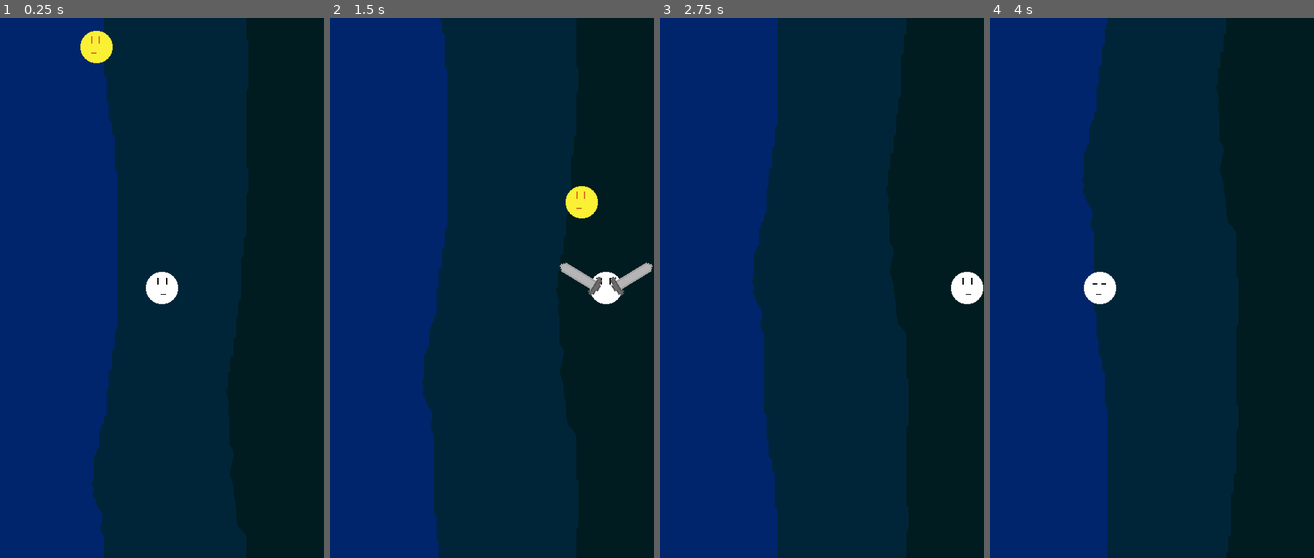
Above: before the commit, frames 1-4 (left to right).
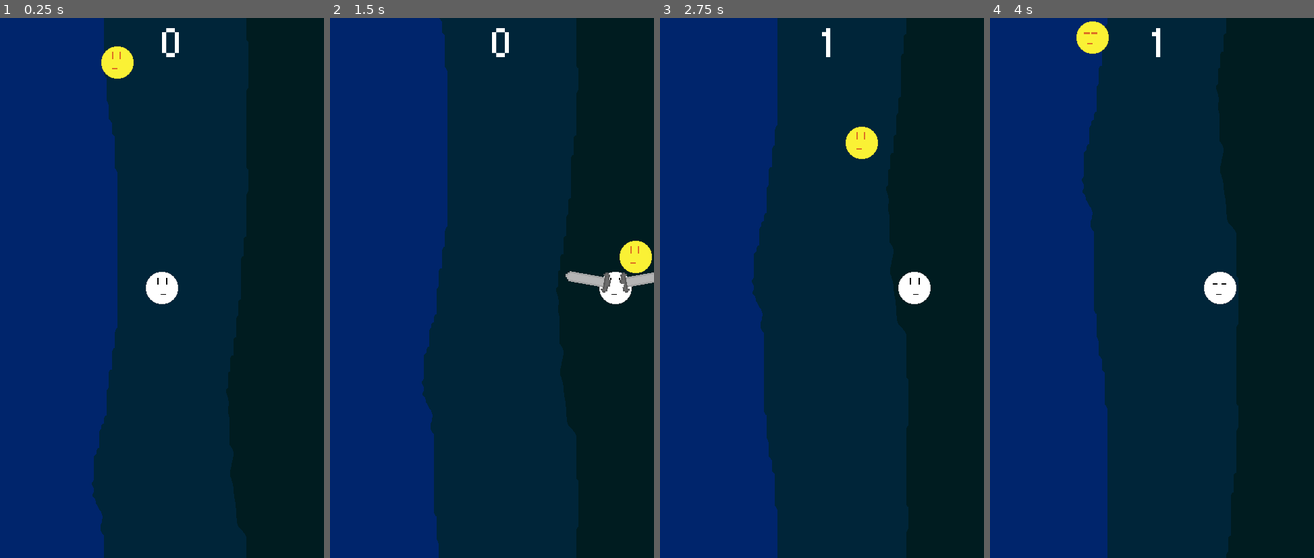
Above: after the commit, the same moments.

Repository: KaufmanDeveloper/gravity-flyer
Game: Godot game, scene res://maps/Test.tscn
Two runs of this game, one before a commit and one after it. Both use one fixed random seed, a clock stepped at 60 frames per second and the inputs below.
Inputs:
- Up to frame 1 (0.25 s): no input
- Up to frame 2 (1.5 s): hold Right (ui_right) 0.53-1.28 s; tap X (swipe) at 0.6, 1.35 s; hold Left (ui_left) from 1.28 s (still down)
- Up to frame 3 (2.75 s): release Left (ui_left) at 2.03 s; hold Right (ui_right) from 2.03 s (still down); tap X (swipe) at 2.1 s
- Up to frame 4 (4 s): tap X (swipe) at 2.85, 3.6 s; release Right (ui_right) at 3.53 s; hold Left (ui_left) from 3.53 s (still down)

The runs differ from the first frame. In frame 1, 1.0% of the frame differs, in the area x 24-56%, y 1-12%; in frame 2, 1.9%, in the area x 50-100%, y 1-53%; in frame 3, 1.5%; in frame 4, 1.5%.

Commit message:
feat: Balance game and add game over scene (#6)
* feat: Variable sun impulse and initial position

* fix: Make sword swings fuller rotations

* feat: Consistent sword swing knockback and initial start menu

* fix: Realign elements in Start Menu and use custom font

* feat: Display score

* fix: Use non tiled collisions to prevent friction issues

* fix: Check collision with sun and halt score

* feat: Make score a global variable and transition to game over scene on death

* feat: Game over logic and result message fully implemented

Diff:
--- a/Gravity Flyer/enemies/Sun.gd
+++ b/Gravity Flyer/enemies/Sun.gd
@@ -5,13 +5,23 @@
 # var b = "textvar"
 const TYPE = "ENEMY"
 var offset = Vector2(0, 0)
-var impulse = Vector2(200, 200)
-var startingPosition = Vector2(100, 0)
+var impulseXArray = [-250, -200, -150, 150, 200, 250]
+var impulseYArray = [175, 200, 250]
+var impulseX = impulseXArray[randi() % impulseXArray.size()]
+var impulseY = impulseYArray[randi() % impulseYArray.size()]
+var impulse = Vector2(impulseX, impulseY)
 
 func _ready():
+	randomize()
+	var viewportWidth = get_viewport().get_visible_rect().size.x
+	var startingPositionArray = [viewportWidth / 4, viewportWidth / 2, viewportWidth / 1.5]
+	var startingPosition = startingPositionArray[randi() % startingPositionArray.size()]
+
 	$Animation.play("idle")
+
 	apply_movement()
-	position = startingPosition
+
+	position = Vector2(startingPosition, 0)
 
 func apply_movement():
 	apply_impulse(offset, impulse)
--- a/Gravity Flyer/enemies/Sun.tscn
+++ b/Gravity Flyer/enemies/Sun.tscn
@@ -39,7 +39,7 @@
 collision_mask = 3
 mode = 0
 mass = 0.8
-friction = 0.2
+friction = 0.0
 bounce = 1.0
 gravity_scale = 0.0
 custom_integrator = false
--- /dev/null
+++ b/Gravity Flyer/maps/Test.gd
@@ -0,0 +1,28 @@
+extends Node
+
+var timer = 0
+var deathTimer = 120
+
+func _ready():
+	randomize()
+
+func _process(delta):
+	if timer >= 120 and !$Player.died:
+		Global.score += 1
+		timer = 0
+		$ScoreLabel.text = str(Global.score)
+	else:
+		timer += 1
+
+	if $Player.died:
+		game_over()
+
+func game_over():
+	if deathTimer <= 0:
+		print(str(deathTimer))
+		get_tree().change_scene("res://system/GameOverMenu.tscn")
+	deathTimer -= 1
+
+func new_game():
+	Global.score = 0
+	timer = 0
--- a/Gravity Flyer/maps/Test.tscn
+++ b/Gravity Flyer/maps/Test.tscn
@@ -1,15 +1,28 @@
-[gd_scene load_steps=6 format=2]
+[gd_scene load_steps=9 format=2]
 
-[ext_resource path="res://maps/ParallaxLayer.gd" type="Script" id=1]
-[ext_resource path="res://environment/background.png" type="Texture" id=2]
-[ext_resource path="res://player/Player.tscn" type="PackedScene" id=3]
-[ext_resource path="res://environment/Wall.tres" type="TileSet" id=4]
-[ext_resource path="res://system/Spawner.tscn" type="PackedScene" id=5]
+[ext_resource path="res://maps/Test.gd" type="Script" id=1]
+[ext_resource path="res://maps/ParallaxLayer.gd" type="Script" id=2]
+[ext_resource path="res://environment/background.png" type="Texture" id=3]
+[ext_resource path="res://player/Player.tscn" type="PackedScene" id=4]
+[ext_resource path="res://environment/Wall.tres" type="TileSet" id=5]
+[ext_resource path="res://system/Spawner.tscn" type="PackedScene" id=6]
+[ext_resource path="res://fonts/munro.ttf" type="DynamicFontData" id=7]
 
-[node name="Node" type="Node" index="0"]
+[sub_resource type="DynamicFont" id=1]
+
+size = 64
+use_mipmaps = false
+use_filter = false
+font_data = ExtResource( 7 )
+_sections_unfolded = [ "Font", "Settings" ]
+
+[node name="Test" type="Node"]
+
+script = ExtResource( 1 )
 
 [node name="ParallaxBackground" type="ParallaxBackground" parent="." index="0"]
 
+editor/display_folded = true
 layer = -1
 offset = Vector2( 0, 0 )
 rotation = 0.0
@@ -27,26 +40,27 @@
 motion_scale = Vector2( 0.1, 0.1 )
 motion_offset = Vector2( 0, 0 )
 motion_mirroring = Vector2( 480, 800 )
-script = ExtResource( 1 )
+script = ExtResource( 2 )
 _sections_unfolded = [ "Motion" ]
 
 [node name="Sprite" type="Sprite" parent="ParallaxBackground/ParallaxLayer" index="0"]
 
-texture = ExtResource( 2 )
+texture = ExtResource( 3 )
 centered = false
 region_enabled = true
 region_rect = Rect2( 0, 0, 480, 800 )
 _sections_unfolded = [ "Offset" ]
 
-[node name="Player" parent="." index="1" instance=ExtResource( 3 )]
+[node name="Player" parent="." index="1" instance=ExtResource( 4 )]
 
 position = Vector2( 240, 400 )
-_sections_unfolded = [ "Transform", "Z Index" ]
+_sections_unfolded = [ "Collision", "Transform", "Z Index" ]
 
-[node name="TileMap" type="TileMap" parent="." index="2"]
+[node name="TileMapWidth" type="TileMap" parent="." index="2"]
 
+scale = Vector2( 10, 1 )
 mode = 0
-tile_set = ExtResource( 4 )
+tile_set = ExtResource( 5 )
 cell_size = Vector2( 48, 48 )
 cell_quadrant_size = 16
 cell_custom_transform = Transform2D( 1, 0, 0, 1, 0, 0 )
@@ -61,9 +75,82 @@
 collision_mask = 1
 occluder_light_mask = 1
 format = 1
-tile_data = PoolIntArray( -65537, 0, 0, -131072, 0, 0, -131071, 0, 0, -131070, 0, 0, -131069, 0, 0, -131068, 0, 0, -131067, 0, 0, -131066, 0, 0, -131065, 0, 0, -131064, 0, 0, -131063, 0, 0, -131062, 0, 0, -1, 0, 0, -65526, 0, 0, 65535, 0, 0, 10, 0, 0, 131071, 0, 0, 65546, 0, 0, 196607, 0, 0, 131082, 0, 0, 262143, 0, 0, 196618, 0, 0, 327679, 0, 0, 262154, 0, 0, 393215, 0, 0, 327690, 0, 0, 458751, 0, 0, 393226, 0, 0, 524287, 0, 0, 458762, 0, 0, 589823, 0, 0, 524298, 0, 0, 655359, 0, 0, 589834, 0, 0, 720895, 0, 0, 655370, 0, 0, 786431, 0, 0, 720906, 0, 0, 851967, 0, 0, 786442, 0, 0, 917503, 0, 0, 851978, 0, 0, 983039, 0, 0, 917514, 0, 0, 1048575, 0, 0, 983050, 0, 0, 1114111, 0, 0, 1048586, 0, 0, 1179647, 0, 0, 1114112, 0, 0, 1114113, 0, 0, 1114114, 0, 0, 1114115, 0, 0, 1114116, 0, 0, 1114117, 0, 0, 1114118, 0, 0, 1114119, 0, 0, 1114120, 0, 0, 1114121, 0, 0, 1114122, 0, 0 )
+tile_data = PoolIntArray( -65536, 0, 0 )
+_sections_unfolded = [ "Transform" ]
 __meta__ = {
 "_edit_lock_": true
 }
 
-[node name="Spawner" parent="." index="3" instance=ExtResource( 5 )]
+[node name="TileMapBottom" type="TileMap" parent="." index="3"]
+
+position = Vector2( 0, -15.5 )
+scale = Vector2( 10, 1 )
+mode = 0
+tile_set = ExtResource( 5 )
+cell_size = Vector2( 48, 48 )
+cell_quadrant_size = 16
+cell_custom_transform = Transform2D( 1, 0, 0, 1, 0, 0 )
+cell_half_offset = 2
+cell_tile_origin = 0
+cell_y_sort = false
+cell_clip_uv = false
+collision_use_kinematic = false
+collision_friction = 1.0
+collision_bounce = 0.0
+collision_layer = 1
+collision_mask = 1
+occluder_light_mask = 1
+format = 1
+tile_data = PoolIntArray( -65536, 0, 0, 1114112, 0, 0 )
+__meta__ = {
+"_edit_lock_": true
+}
+
+[node name="TileMapHeight" type="TileMap" parent="." index="4"]
+
+scale = Vector2( 1, 17 )
+mode = 0
+tile_set = ExtResource( 5 )
+cell_size = Vector2( 48, 48 )
+cell_quadrant_size = 16
+cell_custom_transform = Transform2D( 1, 0, 0, 1, 0, 0 )
+cell_half_offset = 2
+cell_tile_origin = 0
+cell_y_sort = false
+cell_clip_uv = false
+collision_use_kinematic = false
+collision_friction = 1.0
+collision_bounce = 0.0
+collision_layer = 1
+collision_mask = 1
+occluder_light_mask = 1
+format = 1
+tile_data = PoolIntArray( 65535, 0, 0, 10, 0, 0, 1114112, 0, 0 )
+_sections_unfolded = [ "Transform" ]
+__meta__ = {
+"_edit_lock_": true
+}
+
+[node name="Spawner" parent="." index="5" instance=ExtResource( 6 )]
+
+[node name="ScoreLabel" type="Label" parent="." index="6"]
+
+anchor_left = 0.0
+anchor_top = 0.0
+anchor_right = 0.0
+anchor_bottom = 0.0
+margin_left = 240.0
+margin_right = 40.0
+margin_bottom = 14.0
+rect_pivot_offset = Vector2( 0, 0 )
+rect_clip_content = false
+mouse_filter = 2
+mouse_default_cursor_shape = 0
+size_flags_horizontal = 1
+size_flags_vertical = 4
+custom_fonts/font = SubResource( 1 )
+text = "0"
+percent_visible = 1.0
+lines_skipped = 0
+max_lines_visible = -1
+_sections_unfolded = [ "Margin", "custom_fonts" ]
--- a/Gravity Flyer/player/Player.gd
+++ b/Gravity Flyer/player/Player.gd
@@ -4,26 +4,33 @@
 const initialSpeed = 120
 var moveDirection = Vector2(0, 0)
 var velocity = Vector2(0, 0)
-var gravity = .90
+var gravity = .95
 var previous = "none"
 var previousAnimation = "right"
 var playingAnimation = "idleright"
+var died = false
 
 func _ready():
+	$Sprite.visible = true
+	died = false
 	$Animation.play(playingAnimation)
 	$BlinkAnimation.play("blink")
 
 func _physics_process(delta):
-	var left = Input.is_action_pressed("ui_left")
-	var right = Input.is_action_pressed("ui_right")
+	if !died:
+		var left = Input.is_action_pressed("ui_left")
+		var right = Input.is_action_pressed("ui_right")
 
-	controls_loop(left, right)
-	movement_loop(left, right)
+		controls_loop(left, right)
+		movement_loop(left, right)
+		collision_loop()
 
-	if Input.is_action_just_pressed("swipe"):
+		if Input.is_action_just_pressed("swipe"):
 		# use_item(preload("res://items/Huff.tscn"))
-		use_item(preload("res://player/Sword.tscn"), "right")
-		use_item(preload("res://player/Sword.tscn"), "left")
+			use_item(preload("res://player/Sword.tscn"), "right")
+			use_item(preload("res://player/Sword.tscn"), "left")
+
+
 
 func use_item(item, side):
 	var newItem = item.instance() # Argument is a direct path to that item scene
@@ -72,7 +79,22 @@
 		velocity.x *= gravity
 		previous = "none"
 
-#	print(velocity.x)
-
 	if !move_and_slide(velocity, Vector2(0, 0)):
 		velocity = Vector2(0, 0) # Reinitialize if has collided
+
+func collision_loop():
+	if get_slide_collision(0):
+		var collider = get_slide_collision(0).collider
+		if collider.get("TYPE") == "ENEMY":
+			player_death()
+	elif get_slide_collision(1):
+		var collider = get_slide_collision(0).collider
+		if collider.get("TYPE") == "ENEMY":
+			player_death()
+
+func player_death():
+	died = true
+	$Animation.stop()
+	$BlinkAnimation.stop()
+	$DeathAnimation.play("death")
+	set_collision_mask_bit(3, 3)
--- a/Gravity Flyer/player/Player.tscn
+++ b/Gravity Flyer/player/Player.tscn
@@ -88,26 +88,62 @@
 "values": [ 0, 1 ]
 }
 
-[node name="Player" type="KinematicBody2D" index="0"]
+[sub_resource type="Animation" id=5]
+
+resource_name = "death"
+length = 2.0
+loop = false
+step = 0.1
+tracks/0/type = "value"
+tracks/0/path = NodePath("Sprite:frame")
+tracks/0/interp = 1
+tracks/0/loop_wrap = true
+tracks/0/imported = false
+tracks/0/enabled = true
+tracks/0/keys = {
+"times": PoolRealArray( 0, 1, 1.1, 1.2, 1.3 ),
+"transitions": PoolRealArray( 1, 1, 1, 1, 1 ),
+"update": 1,
+"values": [ 2, 3, 4, 5, 6 ]
+}
+tracks/1/type = "value"
+tracks/1/path = NodePath("Sprite:visible")
+tracks/1/interp = 1
+tracks/1/loop_wrap = true
+tracks/1/imported = false
+tracks/1/enabled = true
+tracks/1/keys = {
+"times": PoolRealArray( 0, 1.4 ),
+"transitions": PoolRealArray( 1, 1 ),
+"update": 1,
+"values": [ true, false ]
+}
+
+[sub_resource type="CircleShape2D" id=6]
+
+custom_solver_bias = 0.0
+radius = 25.0
+
+[node name="Player" type="KinematicBody2D"]
 
 input_pickable = false
 collision_layer = 1
 collision_mask = 1
 collision/safe_margin = 0.08
 script = ExtResource( 1 )
-_sections_unfolded = [ "Transform" ]
+_sections_unfolded = [ "Collision" ]
 
 [node name="Sprite" type="Sprite" parent="." index="0"]
 
 texture = ExtResource( 2 )
 flip_h = true
-hframes = 2
-_sections_unfolded = [ "Animation", "Offset" ]
+hframes = 7
+_sections_unfolded = [ "Animation", "Offset", "Visibility" ]
 
 [node name="CollisionShape2D" type="CollisionShape2D" parent="." index="1"]
 
+visible = false
 shape = SubResource( 1 )
-_sections_unfolded = [ "Transform" ]
 
 [node name="Animation" type="AnimationPlayer" parent="." index="2"]
 
@@ -131,3 +167,28 @@
 anims/blink = SubResource( 4 )
 blend_times = [  ]
 _sections_unfolded = [ "Playback Options" ]
+
+[node name="DeathAnimation" type="AnimationPlayer" parent="." index="4"]
+
+root_node = NodePath("..")
+autoplay = ""
+playback_process_mode = 1
+playback_default_blend_time = 0.0
+playback_speed = 1.0
+anims/death = SubResource( 5 )
+blend_times = [  ]
+
+[node name="Hitbox" type="Area2D" parent="." index="5"]
+
+visible = false
+input_pickable = true
+gravity_vec = Vector2( 0, 1 )
+gravity = 98.0
+linear_damp = 0.1
+angular_damp = 1.0
+audio_bus_override = false
+audio_bus_name = "Master"
+
+[node name="CollisionShape2D" type="CollisionShape2D" parent="Hitbox" index="0"]
+
+shape = SubResource( 6 )
--- a/Gravity Flyer/player/Sword.gd
+++ b/Gravity Flyer/player/Sword.gd
@@ -18,10 +18,10 @@
 			if body.get("TYPE") == "ENEMY" and !hasHit:
 				if $Animation.current_animation == "swingleft":
 					impulse = Vector2(-300, 300)
+				body.set_linear_velocity(Vector2(0, 0))
+				body.set_angular_velocity(0)
 				body.apply_impulse(Vector2(0, 0), impulse)
 				hasHit = true
 
 func destroy(animation):
-#	if get_parent().has_method("state_swing"):
-#		get_parent().state = "default"
 	queue_free() # Delete itself
--- a/Gravity Flyer/player/Sword.tscn
+++ b/Gravity Flyer/player/Sword.tscn
@@ -31,7 +31,7 @@
 "times": PoolRealArray( 0, 1 ),
 "transitions": PoolRealArray( 1, 1 ),
 "update": 0,
-"values": [ 0.0, -110.0 ]
+"values": [ 0.0, -150.0 ]
 }
 
 [sub_resource type="Animation" id=2]
@@ -49,7 +49,7 @@
 "times": PoolRealArray( 0, 1 ),
 "transitions": PoolRealArray( 1, 1 ),
 "update": 0,
-"values": [ 0.0, 110.0 ]
+"values": [ 0.0, 150.0 ]
 }
 tracks/1/type = "value"
 tracks/1/path = NodePath(".:position")
@@ -81,9 +81,10 @@
 custom_solver_bias = 0.0
 extents = Vector2( 3, 12 )
 
-[node name="Sword" type="Node2D" index="0"]
+[node name="Sword" type="Node2D"]
 
-rotation = 1.91986
+position = Vector2( 20, 15 )
+rotation = 2.61799
 scale = Vector2( 2.5, 2.5 )
 z_index = 10
 script = ExtResource( 1 )
@@ -118,6 +119,5 @@
 [node name="CollisionShape2D" type="CollisionShape2D" parent="Area" index="0"]
 
 position = Vector2( 0, -6 )
-scale = Vector2( 1, 1 )
 shape = SubResource( 3 )
 _sections_unfolded = [ "Transform" ]
--- a/Gravity Flyer/project.godot
+++ b/Gravity Flyer/project.godot
@@ -13,6 +13,10 @@
 config/name="Gravity Flyer"
 run/main_scene="res://maps/Test.tscn"
 config/icon="res://icon.png"
+
+[autoload]
+
+Global="*res://system/Global.gd"
 
 [display]
 
--- /dev/null
+++ b/Gravity Flyer/system/GameOverMenu.gd
@@ -0,0 +1,22 @@
+extends Control
+
+var resultText = "Try harder next time..."
+
+func _ready():
+	$ScoreDisplay.text = "Your score: " + str(Global.score)
+
+	if(Global.score > 20):
+		resultText = "Good job, proud of you."
+	if(Global.score > 60):
+		resultText = "Wo dude. Good job."
+	if(Global.score > 100):
+		resultText = "That's amazing. You're incredible."
+	if(Global.score > 200):
+		resultText = "What!? Now that's a high score."
+	if(Global.score > 500):
+		resultText = "You're a legend. Tell all your friends!"
+
+	$ResultDisplay.text = resultText
+
+func _on_Replay_pressed():
+	get_tree().change_scene("res://maps/Test.tscn")
--- /dev/null
+++ b/Gravity Flyer/system/GameOverMenu.tscn
@@ -0,0 +1,155 @@
+[gd_scene load_steps=8 format=2]
+
+[ext_resource path="res://system/GameOverMenu.gd" type="Script" id=1]
+[ext_resource path="res://environment/background.png" type="Texture" id=2]
+[ext_resource path="res://fonts/munro.ttf" type="DynamicFontData" id=3]
+
+[sub_resource type="DynamicFont" id=1]
+
+size = 64
+use_mipmaps = false
+use_filter = false
+font_data = ExtResource( 3 )
+_sections_unfolded = [ "Font", "Settings" ]
+
+[sub_resource type="DynamicFont" id=2]
+
+size = 64
+use_mipmaps = false
+use_filter = false
+font_data = ExtResource( 3 )
+_sections_unfolded = [ "Font", "Settings" ]
+
+[sub_resource type="DynamicFont" id=3]
+
+size = 40
+use_mipmaps = false
+use_filter = false
+font_data = ExtResource( 3 )
+_sections_unfolded = [ "Font" ]
+
+[sub_resource type="DynamicFont" id=4]
+
+size = 20
+use_mipmaps = false
+use_filter = false
+font_data = ExtResource( 3 )
+_sections_unfolded = [ "Font", "Settings" ]
+
+[node name="GameOverMenu" type="Control" index="0"]
+
+anchor_left = 0.0
+anchor_top = 0.0
+anchor_right = 0.0
+anchor_bottom = 0.0
+margin_right = 40.0
+margin_bottom = 40.0
+rect_pivot_offset = Vector2( 0, 0 )
+rect_clip_content = false
+mouse_filter = 0
+mouse_default_cursor_shape = 0
+size_flags_horizontal = 1
+size_flags_vertical = 1
+script = ExtResource( 1 )
+
+[node name="Sprite" type="Sprite" parent="." index="0"]
+
+position = Vector2( 240, 400 )
+texture = ExtResource( 2 )
+_sections_unfolded = [ "Transform" ]
+
+[node name="GameOver" type="Label" parent="." index="1"]
+
+anchor_left = 0.0
+anchor_top = 0.0
+anchor_right = 0.0
+anchor_bottom = 0.0
+margin_left = 100.0
+margin_top = 70.0
+margin_right = 40.0
+margin_bottom = 14.0
+rect_pivot_offset = Vector2( 0, 0 )
+rect_clip_content = false
+mouse_filter = 2
+mouse_default_cursor_shape = 0
+size_flags_horizontal = 1
+size_flags_vertical = 4
+custom_fonts/font = SubResource( 1 )
+text = "Game Over"
+percent_visible = 1.0
+lines_skipped = 0
+max_lines_visible = -1
+_sections_unfolded = [ "Margin", "custom_fonts" ]
+
+[node name="Replay" type="Button" parent="." index="2"]
+
+anchor_left = 0.0
+anchor_top = 0.0
+anchor_right = 0.0
+anchor_bottom = 0.0
+margin_left = 100.0
+margin_top = 500.0
+margin_right = 12.0
+margin_bottom = 20.0
+rect_pivot_offset = Vector2( 0, 0 )
+rect_clip_content = false
+focus_mode = 2
+mouse_filter = 0
+mouse_default_cursor_shape = 0
+size_flags_horizontal = 1
+size_flags_vertical = 1
+custom_fonts/font = SubResource( 2 )
+toggle_mode = false
+enabled_focus_mode = 2
+shortcut = null
+group = null
+text = "Play Again?"
+flat = false
+align = 1
+_sections_unfolded = [ "Margin", "custom_fonts" ]
+
+[node name="ScoreDisplay" type="Label" parent="." index="3"]
+
+anchor_left = 0.0
+anchor_top = 0.0
+anchor_right = 0.0
+anchor_bottom = 0.0
+margin_left = 115.0
+margin_top = 180.0
+margin_right = 259.0
+margin_bottom = 219.0
+rect_pivot_offset = Vector2( 0, 0 )
+rect_clip_content = false
+mouse_filter = 2
+mouse_default_cursor_shape = 0
+size_flags_horizontal = 1
+size_flags_vertical = 4
+custom_fonts/font = SubResource( 3 )
+percent_visible = 1.0
+lines_skipped = 0
+max_lines_visible = -1
+_sections_unfolded = [ "Margin", "custom_fonts" ]
+
+[node name="ResultDisplay" type="Label" parent="." index="4"]
+
+anchor_left = 0.0
+anchor_top = 0.0
+anchor_right = 0.0
+anchor_bottom = 0.0
+margin_left = 150.0
+margin_top = 350.0
+margin_right = 40.0
+margin_bottom = 14.0
+rect_pivot_offset = Vector2( 0, 0 )
+rect_clip_content = false
+mouse_filter = 2
+mouse_default_cursor_shape = 0
+size_flags_horizontal = 1
+size_flags_vertical = 4
+custom_fonts/font = SubResource( 4 )
+percent_visible = 1.0
+lines_skipped = 0
+max_lines_visible = -1
+_sections_unfolded = [ "custom_fonts" ]
+
+[connection signal="pressed" from="Replay" to="." method="_on_Replay_pressed"]
--- /dev/null
+++ b/Gravity Flyer/system/Global.gd
@@ -0,0 +1,13 @@
+extends Node
+
+var score = 0
+
+func _ready():
+	# Called when the node is added to the scene for the first time.
+	# Initialization here
+	pass
+
+#func _process(delta):
+#	# Called every frame. Delta is time since last frame.
+#	# Update game logic here.
+#	pass
--- /dev/null
+++ b/Gravity Flyer/system/HUD.gd
@@ -0,0 +1,16 @@
+extends CanvasLayer
+
+signal start_game
+
+func show_message(text):
+	$MessageLabel.text = text
+	$MessageLabel.show()
+
+func show_game_over():
+	show_message("Game Over")
+	$MessageLabel.text = "Wo Dude"
+	$MessageLabel.show()
+	$StartButton.show()
+
+func update_score(score):
+	$ScoreLabel.text = str(score)
--- /dev/null
+++ b/Gravity Flyer/system/HUD.tscn
@@ -0,0 +1,116 @@
+[gd_scene load_steps=7 format=2]
+
+[ext_resource path="res://system/HUD.gd" type="Script" id=1]
+[ext_resource path="res://environment/background.png" type="Texture" id=2]
+[ext_resource path="res://fonts/munro.ttf" type="DynamicFontData" id=3]
+
+[sub_resource type="DynamicFont" id=1]
+
+size = 64
+use_mipmaps = false
+use_filter = false
+font_data = ExtResource( 3 )
+
+[sub_resource type="DynamicFont" id=2]
+
+size = 64
+use_mipmaps = false
+use_filter = false
+font_data = ExtResource( 3 )
+_sections_unfolded = [ "Font", "Settings" ]
+
+[sub_resource type="DynamicFont" id=3]
+
+size = 64
+use_mipmaps = false
+use_filter = false
+font_data = ExtResource( 3 )
+_sections_unfolded = [ "Font", "Settings" ]
+
+[node name="HUD" type="CanvasLayer"]
+
+layer = 1
+offset = Vector2( 0, 0 )
+rotation = 0.0
+scale = Vector2( 1, 1 )
+transform = Transform2D( 1, 0, 0, 1, 0, 0 )
+script = ExtResource( 1 )
+
+[node name="Sprite" type="Sprite" parent="." index="0"]
+
+position = Vector2( 240, 400 )
+texture = ExtResource( 2 )
+_sections_unfolded = [ "Transform" ]
+
+[node name="ScoreLabel" type="Label" parent="." index="1"]
+
+anchor_left = 0.0
+anchor_top = 0.0
+anchor_right = 0.0
+anchor_bottom = 0.0
+margin_left = 240.0
+margin_right = 40.0
+margin_bottom = 14.0
+rect_pivot_offset = Vector2( 0, 0 )
+rect_clip_content = false
+mouse_filter = 2
+mouse_default_cursor_shape = 0
+size_flags_horizontal = 1
+size_flags_vertical = 4
+custom_fonts/font = SubResource( 1 )
+text = "0"
+align = 1
+percent_visible = 1.0
+lines_skipped = 0
+max_lines_visible = -1
+_sections_unfolded = [ "custom_fonts" ]
+
+[node name="MessageLabel" type="Label" parent="." index="2"]
+
+anchor_left = 0.0
+anchor_top = 0.0
+anchor_right = 0.0
+anchor_bottom = 0.0
+margin_left = 140.0
+margin_top = 120.0
+margin_right = 40.0
+margin_bottom = 14.0
+rect_pivot_offset = Vector2( 0, 0 )
+rect_clip_content = false
+mouse_filter = 2
+mouse_default_cursor_shape = 0
+size_flags_horizontal = 1
+size_flags_vertical = 4
+custom_fonts/font = SubResource( 2 )
+text = "Wo Dude"
+percent_visible = 1.0
+lines_skipped = 0
+max_lines_visible = -1
+_sections_unfolded = [ "Margin", "custom_fonts" ]
+
+[node name="StartButton" type="Button" parent="." index="3"]
+
+anchor_left = 0.0
+anchor_top = 0.0
+anchor_right = 0.0
+anchor_bottom = 0.0
+margin_left = 180.0
+margin_top = 400.0
+margin_right = 12.0
+margin_bottom = 20.0
+rect_pivot_offset = Vector2( 0, 0 )
+rect_clip_content = false
+focus_mode = 2
+mouse_filter = 0
+mouse_default_cursor_shape = 0
+size_flags_horizontal = 1
+size_flags_vertical = 1
+custom_fonts/font = SubResource( 3 )
+toggle_mode = false
+enabled_focus_mode = 2
+shortcut = null
+group = null
+text = "Start"
+flat = false
+align = 1
+_sections_unfolded = [ "Margin", "custom_fonts" ]
--- /dev/null
+++ b/Gravity Flyer/system/StartMenu.gd
@@ -0,0 +1,4 @@
+extends Control
+
+func _on_Play_pressed():
+	get_tree().change_scene("res://maps/Test.tscn")
--- /dev/null
+++ b/Gravity Flyer/system/StartMenu.tscn
@@ -0,0 +1,94 @@
+[gd_scene load_steps=6 format=2]
+
+[ext_resource path="res://system/StartMenu.gd" type="Script" id=1]
+[ext_resource path="res://environment/background.png" type="Texture" id=2]
+[ext_resource path="res://fonts/munro.ttf" type="DynamicFontData" id=3]
+
+[sub_resource type="DynamicFont" id=1]
+
+size = 64
+use_mipmaps = false
+use_filter = false
+font_data = ExtResource( 3 )
+_sections_unfolded = [ "Font", "Settings" ]
+
+[sub_resource type="DynamicFont" id=2]
+
+size = 64
+use_mipmaps = false
+use_filter = false
+font_data = ExtResource( 3 )
+_sections_unfolded = [ "Font", "Settings" ]
+
+[node name="StartMenu" type="Control"]
+
+anchor_left = 0.0
+anchor_top = 0.0
+anchor_right = 1.0
+anchor_bottom = 1.0
+rect_pivot_offset = Vector2( 0, 0 )
+rect_clip_content = false
+mouse_filter = 0
+mouse_default_cursor_shape = 0
+size_flags_horizontal = 1
+size_flags_vertical = 1
+script = ExtResource( 1 )
+_sections_unfolded = [ "Anchor", "Margin" ]
+
+[node name="Sprite" type="Sprite" parent="." index="0"]
+
+position = Vector2( 240, 400 )
+texture = ExtResource( 2 )
+_sections_unfolded = [ "Transform" ]
+
+[node name="Title" type="Label" parent="." index="1"]
+
+anchor_left = 0.0
+anchor_top = 0.0
+anchor_right = 0.0
+anchor_bottom = 0.0
+margin_left = 139.0
+margin_top = 70.0
+margin_right = 351.0
+margin_bottom = 142.0
+rect_pivot_offset = Vector2( 0, 0 )
+rect_clip_content = false
+mouse_filter = 2
+mouse_default_cursor_shape = 0
+size_flags_horizontal = 1
+size_flags_vertical = 4
+custom_fonts/font = SubResource( 1 )
+text = "Wo Dude"
+percent_visible = 1.0
+lines_skipped = 0
+max_lines_visible = -1
+_sections_unfolded = [ "Margin", "custom_fonts" ]
+
+[node name="Play" type="Button" parent="." index="2"]
+
+anchor_left = 0.0
+anchor_top = 0.0
+anchor_right = 0.0
+anchor_bottom = 0.0
+margin_left = 168.0
+margin_top = 361.0
+margin_right = 311.0
+margin_bottom = 439.0
+rect_pivot_offset = Vector2( 0, 0 )
+rect_clip_content = false
+focus_mode = 2
+mouse_filter = 0
+mouse_default_cursor_shape = 0
+size_flags_horizontal = 1
+size_flags_vertical = 1
+custom_fonts/font = SubResource( 2 )
+toggle_mode = false
+enabled_focus_mode = 2
+shortcut = null
+group = null
+text = "Start"
+flat = false
+align = 1
+_sections_unfolded = [ "Margin", "custom_fonts" ]
+
+[connection signal="pressed" from="Play" to="." method="_on_Play_pressed"]
Binary file added: Gravity Flyer/fonts/munro.ttf
Not shown: 1 places in Gravity Flyer/player/Player.tscn that only renumber resources
Binary file added: Gravity Flyer/player/player-death.png
Not shown, added: Gravity Flyer/player/player-death.png.import
Binary file changed: Gravity Flyer/player/player.png
